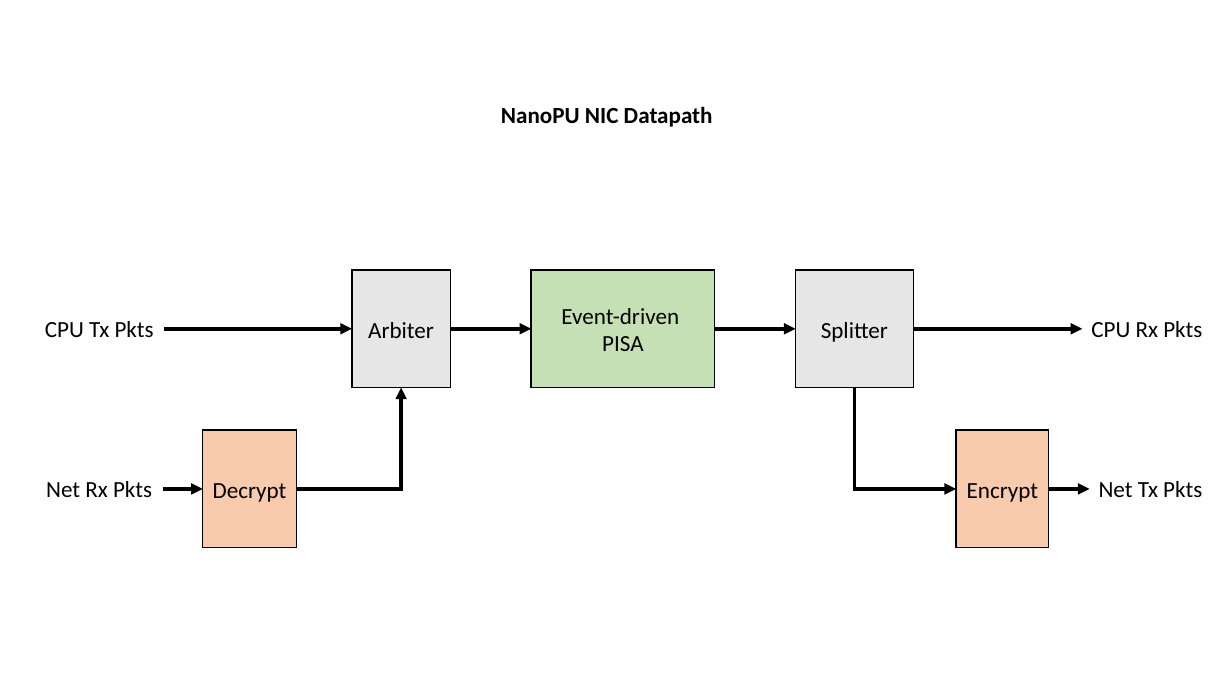
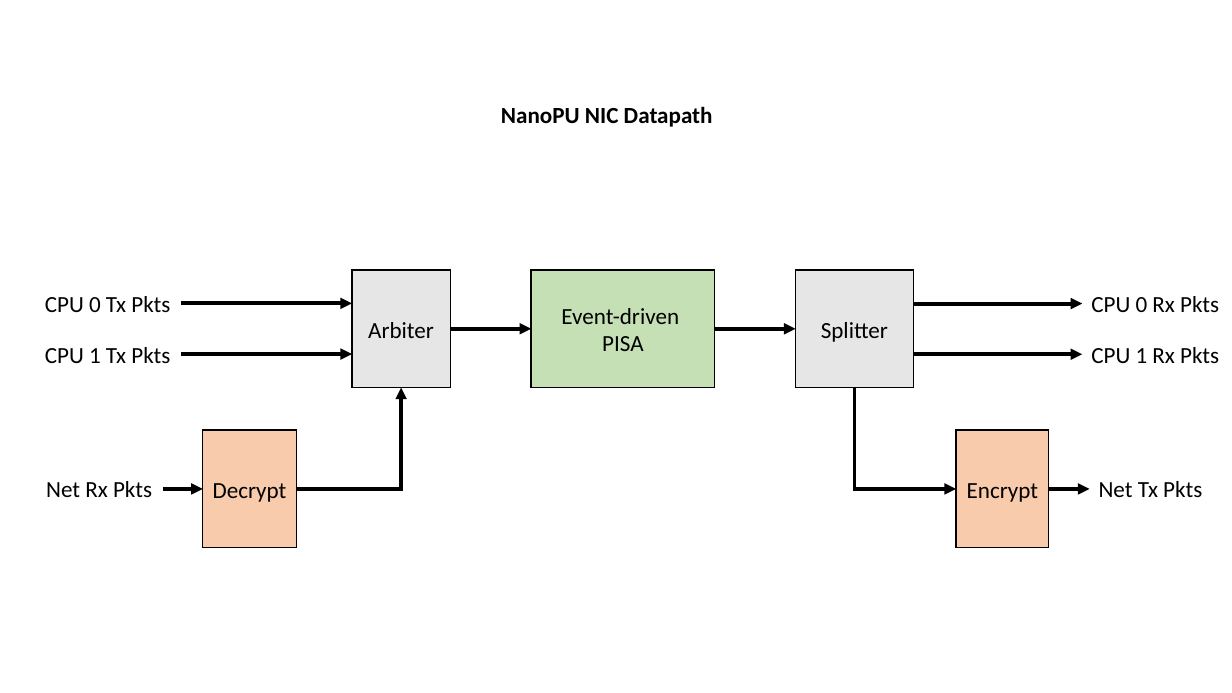
Before and after one commit to sibanez12/SIGCOMM-20-Nanoservices-Architecture, a slide deck: slide 2 of figures/source/NanoPU-figures.pptx. Drawn at 1232x693 pixels with LibreOffice and Linux fonts; fonts in the diff are those of the drawing. Boxes give left, top, right and bottom in pixels: in the first picture for what was removed or moved away, otherwise in the second. Text is boxed around its words. In the diff, an @@ line names an element or a change of style, - is before the commit and + after.

```diff
--- a/figures/source/NanoPU-figures.pptx
+++ b/figures/source/NanoPU-figures.pptx
@@ text added at bbox=[45, 296, 170, 312], 18 pt, text #000000 @@
+CPU 0 Tx Pkts
@@ text added at bbox=[1091, 296, 1219, 312], 18 pt, text #000000 @@
+CPU 0 Rx Pkts
@@ arrow added from (181, 303) to (352, 303), #000000 3 pt @@
@@ arrow added from (914, 304) to (1082, 304), #000000 3 pt @@
@@ text at bbox=[45, 347, 170, 363]: text changed @@
-CPU Tx Pkts
+CPU 1 Tx Pkts
@@ arrow moved from (165, 329) - (352, 329) to (181, 354) - (352, 354) @@
@@ arrow moved from (914, 329) - (1082, 329) to (914, 354) - (1082, 354) @@
@@ text at bbox=[1091, 347, 1219, 363]: text changed @@
-CPU Rx Pkts
+CPU 1 Rx Pkts
```
Also in this commit, not shown: 1 other slide changed, 4 slides added, 43 other files.
